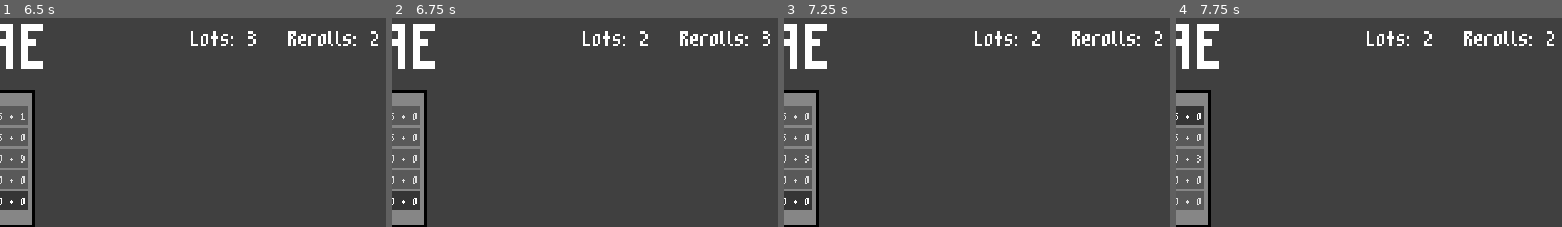
Above: before the commit, frames 1-4 (left to right).
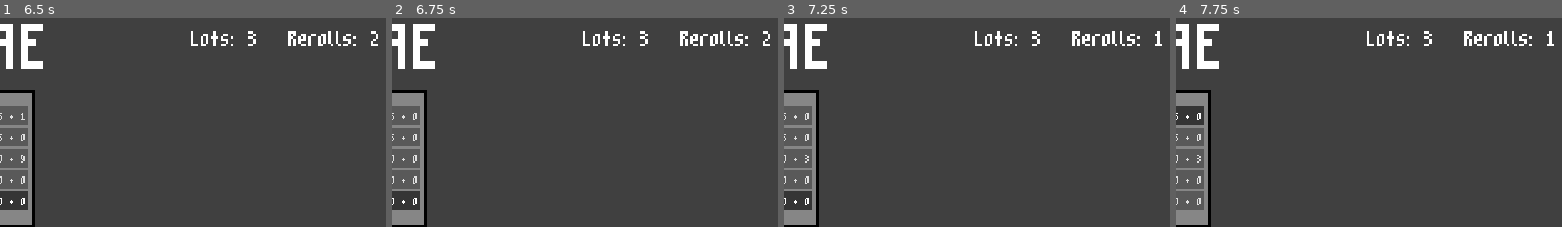
Above: after the commit, the same moments.

Repository: xander6424/DICESIRAE
Game: Godot game, scene res://scenes/main.tscn
Two runs of this game, one before a commit and one after it. Both use one fixed random seed, a clock stepped at 60 frames per second and the inputs below.
Inputs (mouse positions are % of the whole screen's width and height, from its top left):
- Up to frame 1 (6.5 s): click (96, 93) at 0.5 s; click "SCORE" at 1.25 s; click "5 + 1" at 2 s; click "5 + 0" at 2.75 s; click "10 + 9" at 3.5 s; click "20 + 0" at 4.25 s; click "30 + 0" at 5 s; click (96, 93) at 5.75 s
- Up to frame 2 (6.75 s): click "SCORE" at 6.5 s
- Up to frame 3 (7.25 s): no input
- Up to frame 4 (7.75 s): click "5 + 0" at 7.25 s
The pictures show only the part of the screen within x 29-79%, y 0-50%; the shares and areas given below are measured in that part.

Frame 1 is identical in both runs. In frame 2, 0.1% of the frame differs, in the area x 64-98%, y 8-14%; in frame 3, 0.1%, in the area x 64-98%, y 6-14%; in frame 4, 0.1%.

Commit message:
Scorecard Label Fix & Decrease Lots
Scorecard label now displays a scored category correctly, along with correctly decreasing the lot count once a category is scored.

Diff:
--- a/scripts/dice.gd
+++ b/scripts/dice.gd
@@ -1,6 +1,6 @@
 extends RigidBody2D
 
-signal _update_round_status(current_roll_scored: bool)
+signal _update_round_status()
 
 @onready var faces: Node2D = %Faces
 @onready var roll_button: TextureButton = %RollButton
@@ -72,7 +72,7 @@
 		if Global.rerolls > 0:
 			roll_button.disabled = false
 
-		_update_round_status.emit(false)
+		_update_round_status.emit()
 
 		# Show numbers in output (remove later)
 		print("DICE ROLLED: ", Global.rolling_dice_list)
--- a/scripts/main.gd
+++ b/scripts/main.gd
@@ -8,7 +8,7 @@
 #func _ready() -> void:
 	#pass
 
-func _update_round_status(current_roll_scored: bool) -> void:
+func _update_round_status() -> void:
 	# Checks if all rerolls have been used
 	if Global.rerolls <= 0:
 		roll_button.disabled = true
@@ -24,9 +24,10 @@
 			print("SHOP?")
 
 	# Checks if a category has been scored
-	if current_roll_scored:
+	if Global.current_lot_scored:
 		Global.lots -= 1
 		Global.rerolls = 3
+		Global.current_lot_scored = false
 
 	_update_labels.emit()
 	_update_scorecard.emit()
--- a/scripts/scorecard.gd
+++ b/scripts/scorecard.gd
@@ -1,6 +1,6 @@
 extends Control
 
-signal _update_round_status(current_roll_scored: bool)
+signal _update_round_status()
 
 @onready var score_button: Button = %ScoreButton
 @onready var lots_label: Label = %Lots
@@ -14,10 +14,12 @@
 
 class CategoryInfo:
 	var name: String
+	var level: int = 1
 	var base_score: int
+	var id: Categories
+
 	var total: int = 0
 	var scored: bool = false
-	var id: Categories
 
 	var label: Label = null
 	var button: Button = null
@@ -80,9 +82,10 @@
 				current_category.button.disabled = true
 				current_category.button.text = str(scored_total)
 				Global.grand_total += scored_total
+				Global.current_lot_scored = true
 
 			_update_labels()
-			_update_round_status.emit(true)
+			_update_round_status.emit()
 
 		else:
 			print("Please select a category")
@@ -99,27 +102,28 @@
 	for category in active_category_info_list:
 		category.total = 0
 
-		match category.id:
-			Categories.ACES:
-				for dice in scorecard_dice_list:
-					if dice == 1:
-						category.total += dice
-			Categories.TWOS:
-				for dice in scorecard_dice_list:
-					if dice == 2:
-						category.total += dice
-			Categories.THREES:
-				for dice in scorecard_dice_list:
-					if dice == 3:
-						category.total += dice
-			Categories.FOURS:
-				for dice in scorecard_dice_list:
-					if dice == 4:
-						category.total += dice
-			Categories.TWO_PAIR:
-				pass
-			Categories.THREE_OF_A_KIND:
-				pass
+		if !category.scored:
+			match category.id:
+				Categories.ACES:
+					for dice in scorecard_dice_list:
+						if dice == 1:
+							category.total += dice
+				Categories.TWOS:
+					for dice in scorecard_dice_list:
+						if dice == 2:
+							category.total += dice
+				Categories.THREES:
+					for dice in scorecard_dice_list:
+						if dice == 3:
+							category.total += dice
+				Categories.FOURS:
+					for dice in scorecard_dice_list:
+						if dice == 4:
+							category.total += dice
+				Categories.TWO_PAIR:
+					pass
+				Categories.THREE_OF_A_KIND:
+					pass
 
-		# Fix output
-		category.button.text = str(category.base_score) + " + " + str(category.total)
+			# Fix output
+			category.button.text = str(category.base_score) + " + " + str(category.total)
